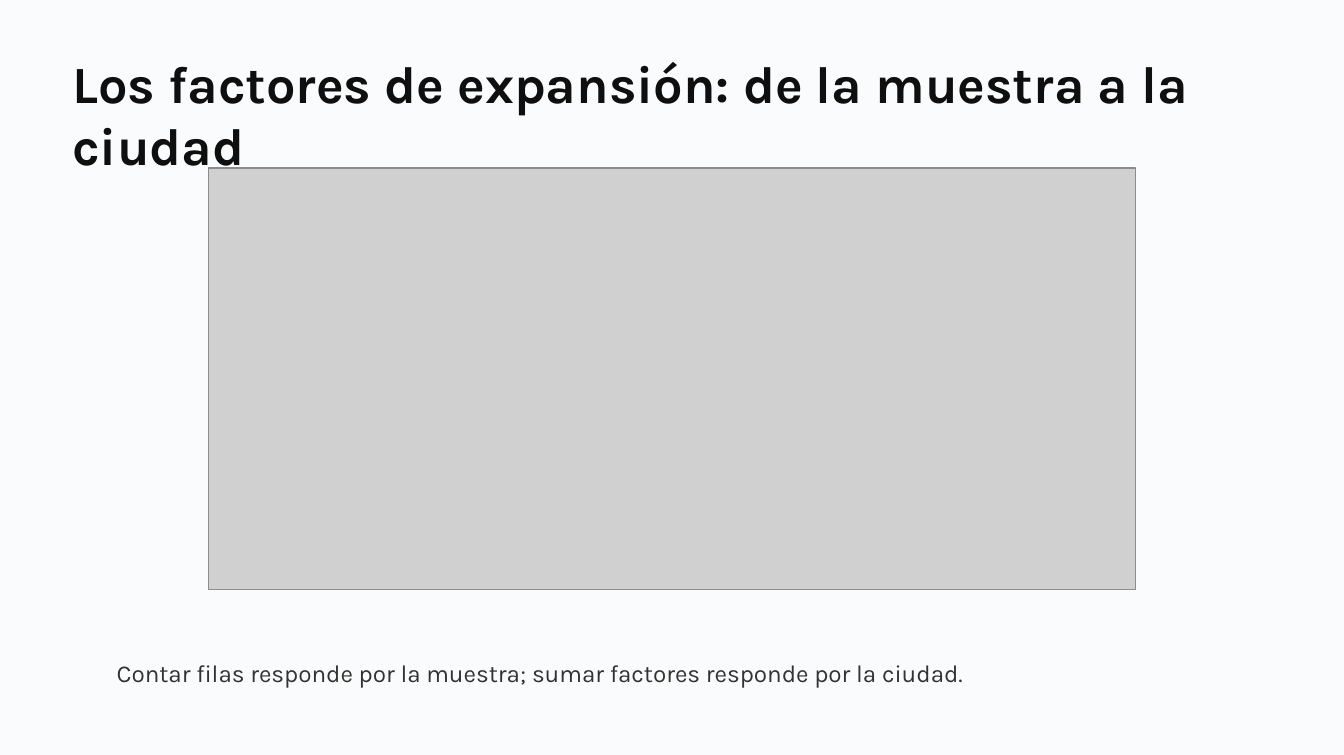
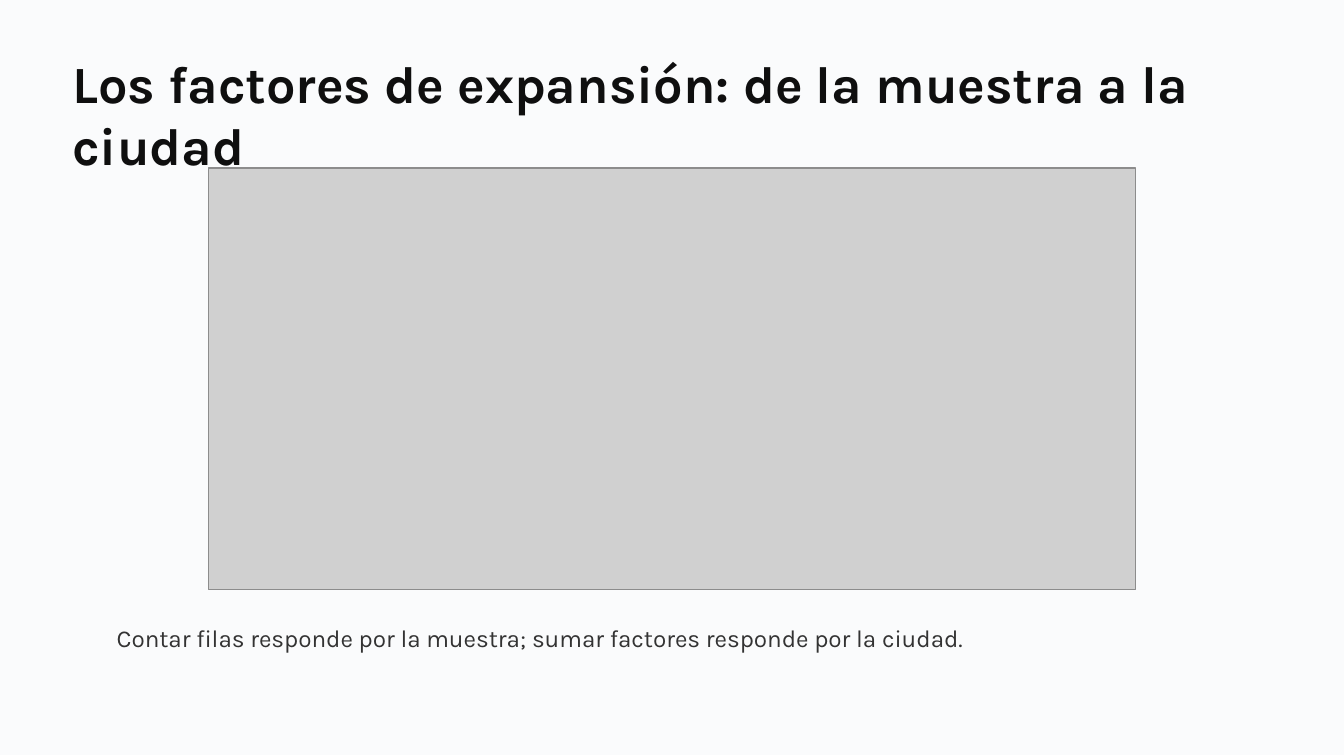
Before and after one commit to daniopitz/cienciadatos, a slide deck: slide 26 of presentaciones/clase02_pandas_eda.pptx. Drawn at 1344x755 pixels with LibreOffice and Linux fonts; fonts in the diff are those of the drawing; grey boxes stand for pictures. Boxes give left, top, right and bottom in pixels: in the first picture for what was removed or moved away, otherwise in the second. Text is boxed around its words. In the diff, an @@ line names an element or a change of style, - is before the commit and + after.

```diff
--- a/presentaciones/clase02_pandas_eda.pptx
+++ b/presentaciones/clase02_pandas_eda.pptx
@@ text "Contar filas responde por la ...": place and size @@
-text "Contar filas responde por la ..." at box(117, 665, 963, 688)
+text "Contar filas responde por la ..." at box(117, 630, 963, 653)
```
Also in this commit, not shown: 4 other slides changed, 10 other files.
